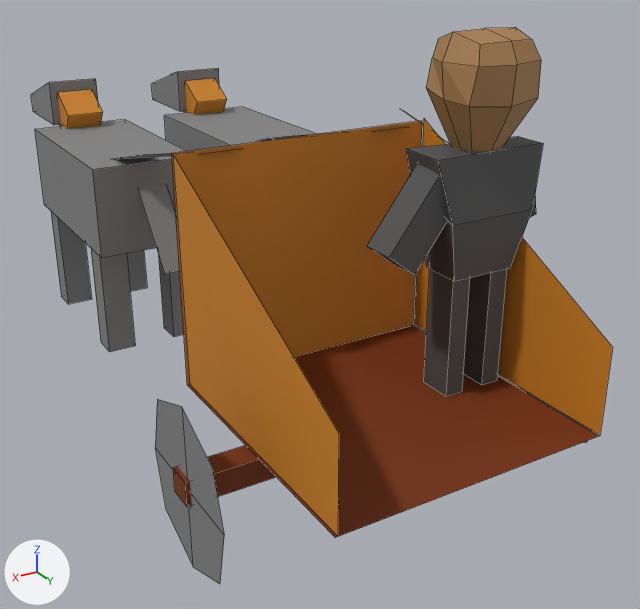
An edit to the OBJ model King Of Kings Docs/Models/heavychariot3fr.obj, drawn before and after from the same camera.
Rendered twice from a camera (50 mm lens) standing at (14.94, 13.21, 8.94) and looking at (6.57, -0.73, 1.97). The axes (+X, +Y, +Z) are drawn at lower left. The lights are the same throughout. Mesh edges are drawn as thin lines on the coarser meshes. Where no turn or scale is listed for an object, it has been applied to the vertices.
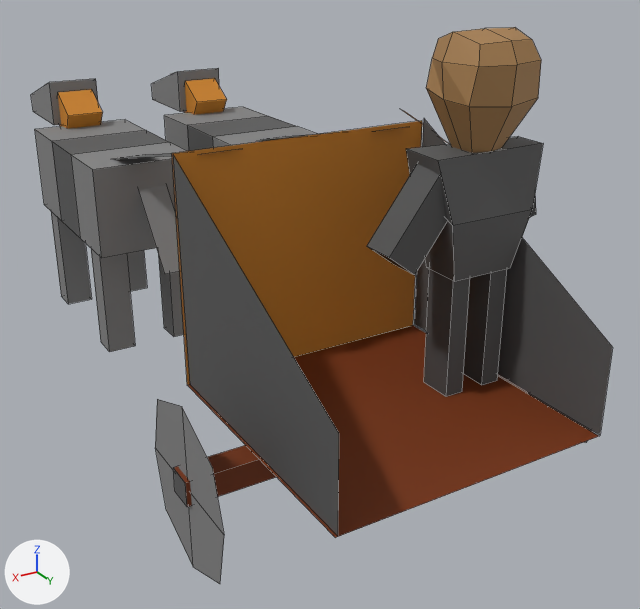
Patch to the scene script:
```diff
--- a/King Of Kings Docs/Models/heavychariot3fr.obj.py
+++ b/King Of Kings Docs/Models/heavychariot3fr.obj.py
@@ mat_material_015 @@
+mat_material_015 = principled_material('Material.015')
+mat_material_015.base_color = (0.0984, 0.0984, 0.0984)  # dark grey #585858
+mat_material_015.roughness = 0.69
@@ me_cube_006_cube_009 @@
 me_cube_006_cube_009.from_pydata(...)  # 8 vertices, 6 faces; spans x 7.97..10.12, y -7.48..-3.25, z 2.83..4.62
 # used by ob_cube_006_cube_009; location = (0.0, 0.0, 0.0)
 # verts and faces of me_cube_006_cube_009; kept vertices keep their numbers, new ones are numbered from 8
 # before: 0 (7.97, -7.48, 2.83), 1 (7.97, -3.25, 2.83), 2 (10.12, -3.25, 2.83) at pixel (101, 258), 3 (10.12, -7.48, 2.83) at pixel (44, 204), 4 (7.97, -7.48, 4.62) at pixel (125, 119)
 # before: 5 (7.97, -3.25, 4.62), 6 (10.12, -3.25, 4.62) at pixel (92, 169), 7 (10.12, -7.48, 4.62) at pixel (34, 129)
+# me_cube_006_cube_009 part 1
+delete_faces([(0, 4, 5, 1), (2, 6, 7, 3), (0, 1, 2, 3), (4, 7, 6, 5)])
+for new, old in zip([*range(8, 12)], [0, 3, 4, 7]): verts[new] = verts[old] + (0.0, 1.41, 0.0)
+for new, old in zip([*range(12, 16)], [1, 2, 5, 6]): verts[new] = verts[old] + (0.0, -1.41, 0.0)
+faces += [(1, 12, 14, 5), (3, 9, 11, 7), (1, 2, 13, 12), (5, 14, 15, 6), (4, 7, 11, 10), (0, 8, 9, 3)]  # mat_material_007 (grey #848484)
+faces += [(2, 6, 15, 13), (0, 4, 10, 8)]  # mat_material_007 (grey #848484)
+faces += [(10, 11, 15, 14), (8, 12, 13, 9), (9, 13, 15, 11), (8, 10, 14, 12)]  # mat_material_015 (dark grey #585858)
 me_cube_006_cube_009.materials.append(mat_material_007)
+me_cube_006_cube_009.materials.append(mat_material_015)  # dark grey #585858
@@ me_cube_015_cube_017 @@
 me_cube_015_cube_017.from_pydata(...)  # 8 vertices, 6 faces; spans x 4.83..6.97, y -7.48..-3.25, z 2.83..4.62
 # used by ob_cube_015_cube_017; location = (0.0, 0.0, 0.0)
 # verts and faces of me_cube_015_cube_017; kept vertices keep their numbers, new ones are numbered from 8
 # before: 0 (4.83, -7.48, 2.83), 1 (4.83, -3.25, 2.83), 2 (6.97, -3.25, 2.83), 3 (6.97, -7.48, 2.83), 4 (4.83, -7.48, 4.62) at pixel (243, 106)
 # before: 5 (4.83, -3.25, 4.62), 6 (6.97, -3.25, 4.62), 7 (6.97, -7.48, 4.62) at pixel (164, 115)
+# me_cube_015_cube_017 part 2
+delete_faces([(0, 4, 5, 1), (2, 6, 7, 3), (0, 1, 2, 3), (4, 7, 6, 5)])
+for new, old in zip([*range(8, 12)], [0, 3, 4, 7]): verts[new] = verts[old] + (0.0, 1.41, 0.0)
+for new, old in zip([*range(12, 16)], [1, 2, 5, 6]): verts[new] = verts[old] + (0.0, -1.41, 0.0)
+faces += [(1, 12, 14, 5), (3, 9, 11, 7), (1, 2, 13, 12), (5, 14, 15, 6), (4, 7, 11, 10), (0, 8, 9, 3)]  # mat_material_012 (grey #848484)
+faces += [(2, 6, 15, 13), (0, 4, 10, 8)]  # mat_material_012 (grey #848484)
+faces += [(10, 11, 15, 14), (8, 12, 13, 9), (9, 13, 15, 11), (8, 10, 14, 12)]  # mat_material_015 (dark grey #585858)
 me_cube_015_cube_017.materials.append(mat_material_012)
+me_cube_015_cube_017.materials.append(mat_material_015)  # dark grey #585858
@@ me_plane_003 @@
 me_plane_003.from_pydata(...)  # 4 vertices, 1 face; spans x 5.12, y 0.47..5.28, z 1.66..5.73
-me_plane_003.materials.append(mat_material_014)  # orange #cf8421
+me_plane_003.materials.append(mat_material_015)  # dark grey #585858
@@ me_plane_004 @@
 me_plane_004.from_pydata(...)  # 4 vertices, 1 face; spans x 9.91..9.94, y 0.46..5.28, z 1.66..5.68
-me_plane_004.materials.append(mat_material_014)  # orange #cf8421
+me_plane_004.materials.append(mat_material_015)  # dark grey #585858
```

Boxes (x1, y1, x2, y2) around the edits, measured in the pictures (640 x 609 px):
'Plane.004', recoloured: (173, 156, 339, 536) in both
'Plane.003', recoloured: (414, 119, 613, 435) in both
part 1 of me_cube_006_cube_009, built on: (49, 127, 186, 240) in both
part 2 of me_cube_015_cube_017, built on: (166, 113, 300, 151) in both
